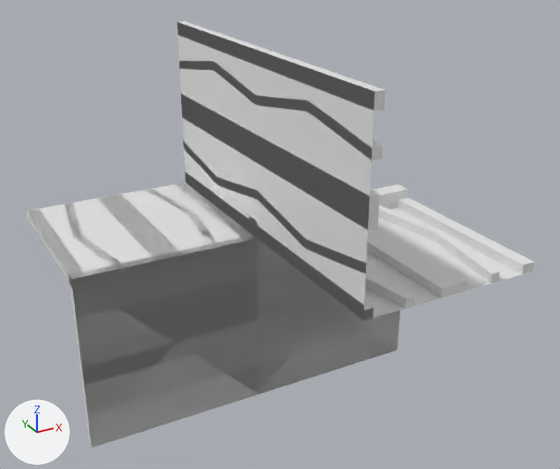
Two versions of the OBJ model Data/bmc/tiles/t_116.obj, one commit apart.
Camera for both pictures: a camera (50 mm lens) standing at (-0.863, -1.695, 0.844) and looking at (0.055, -0.026, 0.009). The lights are fixed; the arrows at lower left show +X, +Y and +Z. Where no turn or scale is listed for an object, it has been applied to the vertices.

Names of what the first picture shows: 't_116'.
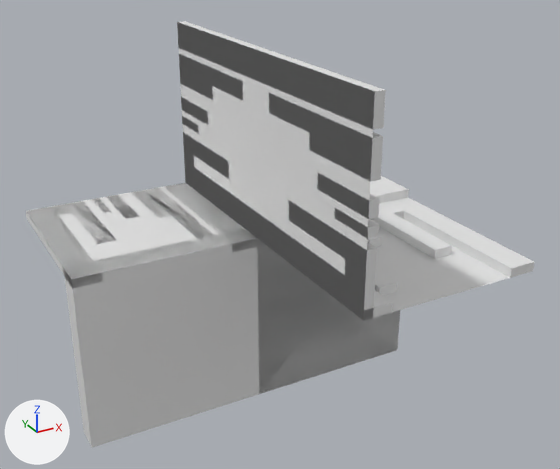
Boxes [x1, y1, x2, y2] around the edits, measured in the pictures (560 x 469 px; the box of a moved part takes in the faces that stretch with it):
part 1 of me_t_116, added: after [181, 97, 208, 125]
part 2 of me_t_116, added: after [317, 173, 380, 219]
part 3 of me_t_116, added: after [182, 116, 199, 134]
part 4 of me_t_116, added: after [335, 208, 378, 239]
part 5 of me_t_116, added: after [91, 198, 112, 213]
part 6 of me_t_116, added: after [106, 195, 139, 219]
part 7 of me_t_116, rebuilt (44% narrower, 10% shorter): before [179, 61, 382, 160]; after [269, 93, 383, 182]
part 8 of me_t_116, rebuilt: before [365, 273, 415, 308]; after [375, 269, 397, 296]
part 9 of me_t_116, rebuilt: before [146, 189, 219, 257]; after [131, 188, 215, 239]
part 10 of me_t_116, added: after [179, 54, 243, 100]
part 11 of me_t_116, deleted: before [97, 194, 184, 269]
part 12 of me_t_116, deleted: before [367, 228, 467, 298]
part 13 of me_t_116, moved or reshaped: [26, 22, 534, 447] in both

Patch to the scene script:
```diff
--- a/Data/bmc/tiles/t_116.obj.py
+++ b/Data/bmc/tiles/t_116.obj.py
@@ me_t_116 @@
 # used by ob_t_116; location = (0.0, 0.0, 0.0)
-me_t_116.from_pydata(...)  # 261 vertices, 515 faces; spans x -0.5..0.5, y -0.5..0.5, z -0.5..0.5
+me_t_116.from_pydata(...)  # 235 vertices, 422 faces; spans x -0.5..0.5, y -0.5..0.5, z -0.5..0.5
+# me_t_116 part 1: a new loose piece, a box spanning x 0.0..0.025, y 0.3..0.5, z 0.237..0.277
+# me_t_116 part 2: a new loose piece, a box spanning x 0.0..0.025, y -0.5..-0.3, z 0.237..0.277
+# me_t_116 part 3: a new loose piece, a box spanning x 0.0..0.025, y 0.374..0.5, z 0.193..0.218
+# me_t_116 part 4: a new loose piece, a box spanning x 0.0..0.025, y -0.5..-0.374, z 0.193..0.218
+# me_t_116 part 5: a new loose piece, a box spanning x -0.307..-0.282, y 0.374..0.5, z -0.025..0.0
+# me_t_116 part 6: a new loose piece, a box spanning x -0.263..-0.223, y 0.3..0.5, z -0.025..0.0
+# me_t_116 part 7: the loose piece of 36 vertices spanning x 0.0..0.025, y -0.5..0.5, z 0.362..0.429 is rebuilt with 14 vertices and now spans x 0.0..0.025, y -0.5..-0.071, z 0.318..0.408
+# me_t_116 part 8: the loose piece of 20 vertices spanning x 0.071..0.138, y -0.5..0.0, z 0.0..0.025 is rebuilt with 14 vertices and now spans x 0.092..0.182, y -0.429..0.0, z 0.0..0.025
+# me_t_116 part 9: the loose piece of 20 vertices spanning x -0.138..-0.071, y 0.0..0.5, z -0.025..0.0 is rebuilt with 14 vertices and now spans x -0.182..-0.092, y 0.071..0.5, z -0.025..0.0
+# me_t_116 part 10: a new loose piece of 14 vertices spanning x 0.0..0.025, y 0.071..0.5, z 0.318..0.408
+# me_t_116 part 11: the loose piece of 12 vertices spanning x -0.287..-0.213, y 0.0..0.5, z -0.025..0.0 is deleted
+# me_t_116 part 12: the loose piece of 12 vertices spanning x 0.213..0.287, y -0.5..0.0, z 0.0..0.025 is deleted
+# me_t_116 part 13: 133 vertices removed from x -0.5..0.5, y -0.5..0.5, z -0.5..0.463; 87 vertices added at x -0.5..0.5, y -0.5..0.5, z -0.5..0.425
```
